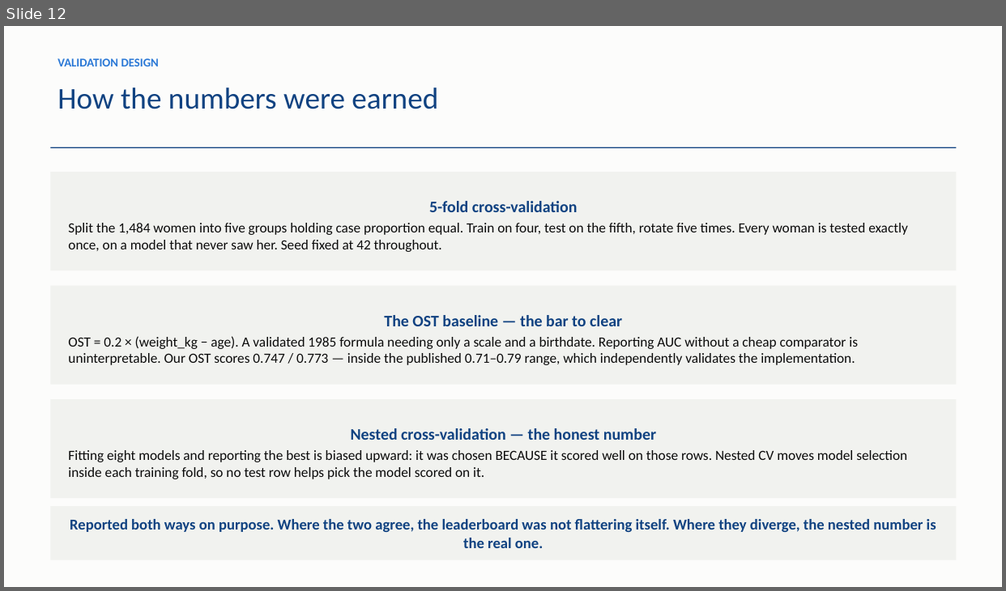
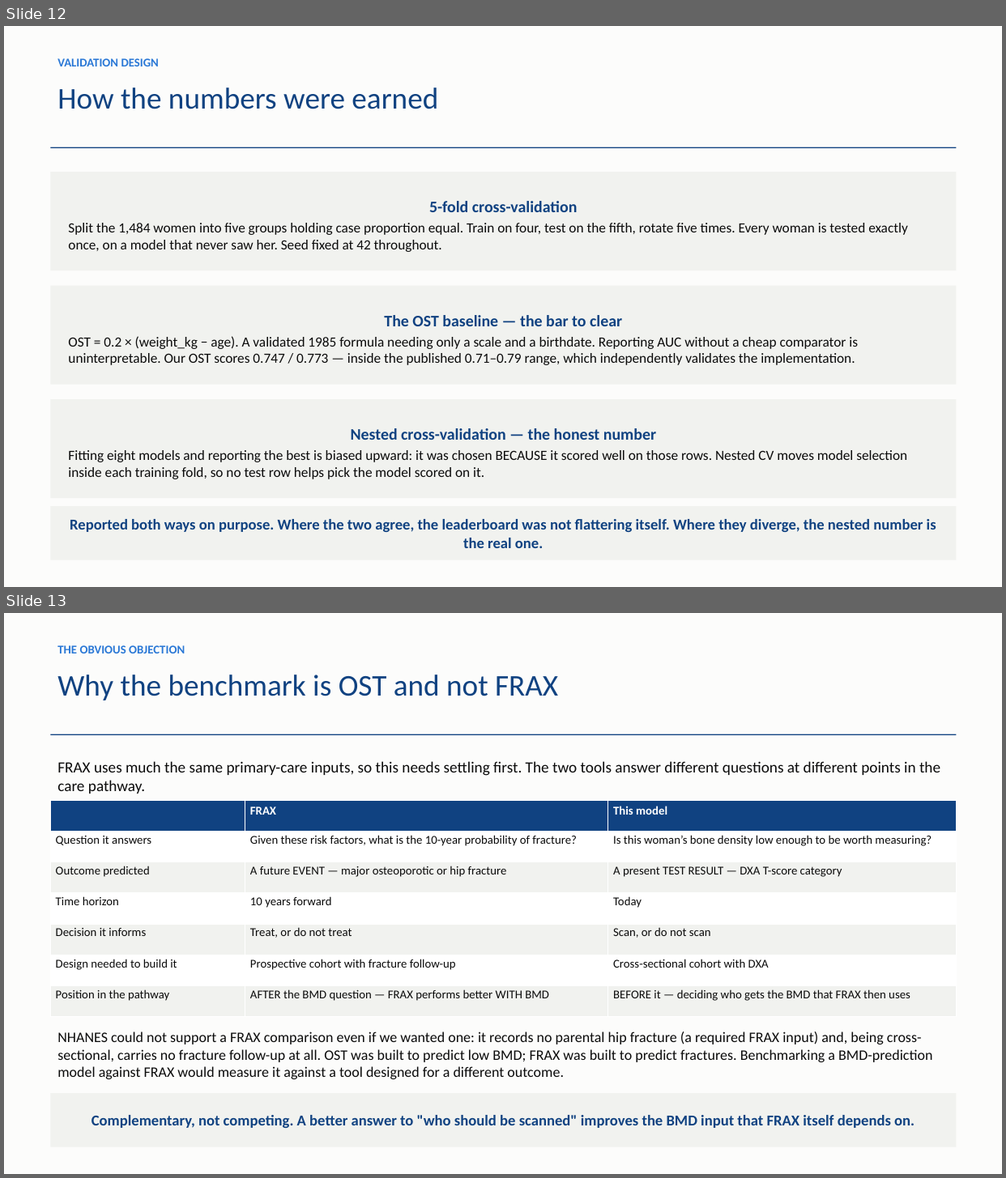
Before and after one commit to am12-dev/sf_26-27, a slide deck: Notes/Osteoporosis_ML_Specialist_Briefing.pptx. Shown one above the other, each under a label of ours: slide 12 before the commit, slides 12 and 13 after it. The pictures are 1006x591 and 1006x1178 pixels, drawn with LibreOffice and Linux fonts; fonts in the diff are those of the drawing. Boxes give left, top, right and bottom in pixels: in the first picture for what was removed or moved away, otherwise in the second. Text is boxed around its words. In the diff, an @@ line names an element or a change of style, - is before the commit and + after.

```diff
--- a/Notes/Osteoporosis_ML_Specialist_Briefing.pptx
+++ b/Notes/Osteoporosis_ML_Specialist_Briefing.pptx
@@ slide 13 added at (4, 613, 1002, 1174), background #FCFCFB @@
@@ text added at (57, 645, 185, 653), 11.5 pt, text #2A78D6, bold @@
+THE OBVIOUS OBJECTION
@@ text added at (57, 675, 558, 700), 29 pt, text #104281 @@
+Why the benchmark is OST and not FRAX
@@ rectangle added at (50, 735, 957, 735), fill #104281 @@
@@ text added at (57, 761, 940, 794), 15 pt, text #0B0B0B @@
+FRAX uses much the same primary-care inputs, so this needs settling first. The two tools answer different questions at different points in the care pathway.
@@ table added at (50, 800, 957, 1017), 7 rows, 3 columns @@
+ | FRAX | This model
+Question it answers | Given these risk factors, what is the 10-year probability of fracture? | Is this woman’s bone density low enough to be worth measuring?
+Outcome predicted | A future EVENT — major osteoporotic or hip fracture | A present TEST RESULT — DXA T-score category
+Time horizon | 10 years forward | Today
+Decision it informs | Treat, or do not treat | Scan, or do not scan
+Design needed to build it | Prospective cohort with fracture follow-up | Cross-sectional cohort with DXA
+Position in the pathway | AFTER the BMD question — FRAX performs better WITH BMD | BEFORE it — deciding who gets the BMD that FRAX then uses
@@ text added at (57, 1032, 932, 1080), 14 pt, text #0B0B0B @@
+NHANES could not support a FRAX comparison even if we wanted one: it records no parental hip fracture (a required FRAX input) and, being cross-sectional, carries no fracture follow-up at all. OST was built to predict low BMD; FRAX was built to predict fractures. Benchmarking a BMD-prediction model against FRAX would measure it against a tool designed for a different outcome.
@@ rectangle added at (50, 1093, 957, 1148), fill #F1F2EF, 14.5 pt, text #104281, bold @@
+Complementary, not competing. A better answer to "who should be scanned" improves the BMD input that FRAX itself depends on.
```
Also in this commit, not shown: 3 slides changed, 1 other slide added, 5 other files.
